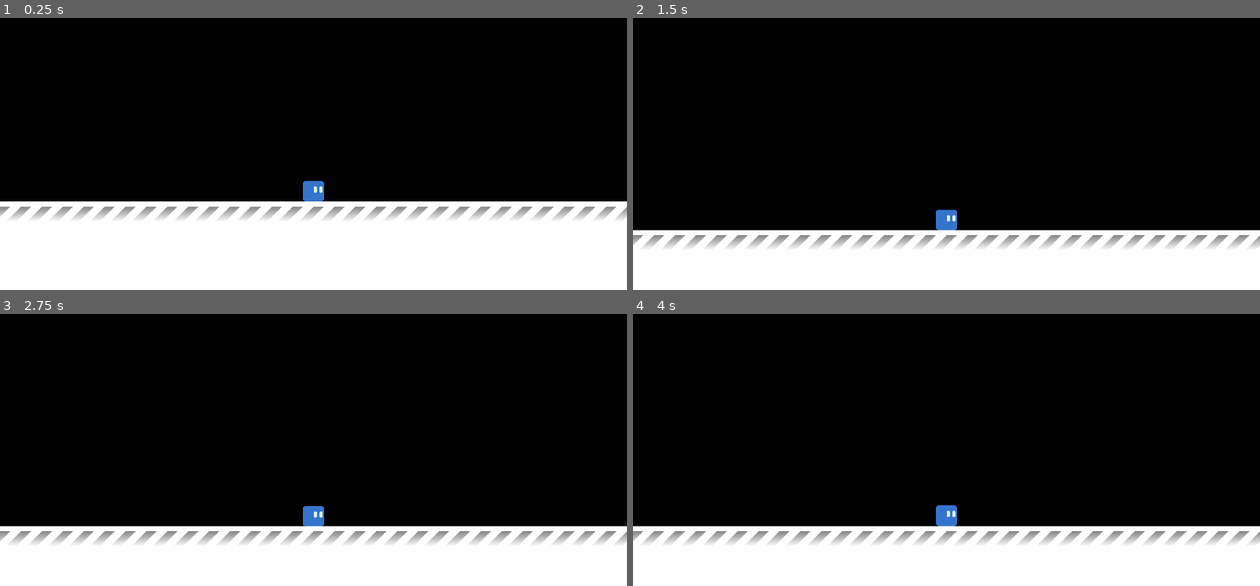
Above: before the commit, frames 1-4 (two rows, left to right).
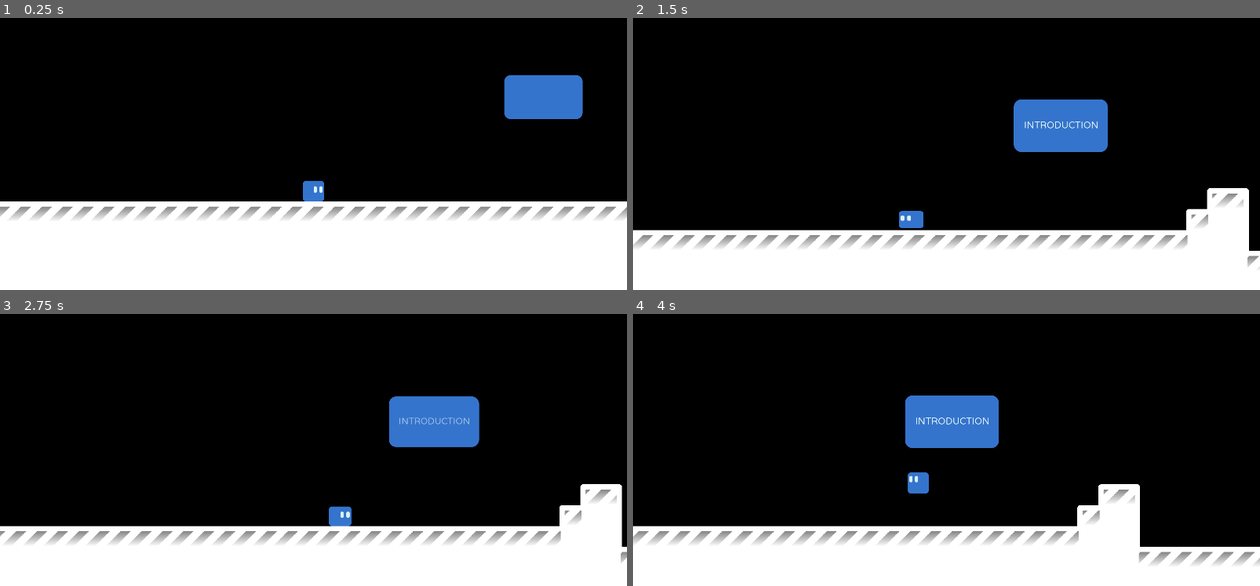
Above: after the commit, the same moments.

Repository: Tralexium/EGD
Game: Godot game, scene res://Scenes/Main.tscn
The game is run twice, just before and just after one commit, with the same random seed, the same clock (stepped at 60 frames per second) and the same inputs. Video files are missing from this copy of the repository; at most half a second of black plays in their place.
Inputs:
- Up to frame 1 (0.25 s): no input
- Up to frame 2 (1.5 s): tap Enter (ui_accept) at 0.5 s; hold Right (ui_right) 0.53-1.28 s; tap Z (dash) at 0.6, 1.35 s; tap Shift (jump) at 0.77 s; hold Left (ui_left) from 1.28 s (still down)
- Up to frame 3 (2.75 s): tap Shift (jump) at 1.52 s; release Left (ui_left) at 2.03 s; hold Right (ui_right) from 2.03 s (still down); tap Z (dash) at 2.1 s
- Up to frame 4 (4 s): tap Z (dash) at 2.85, 3.6 s; tap Shift (jump) at 3.02, 3.77 s; release Right (ui_right) at 3.53 s; hold Left (ui_left) from 3.53 s (still down)

The runs differ from the first frame. In frame 1, 2.0% of the frame differs, in the area x 80-93%, y 21-38%; in frame 2, 8.9%, in the area x 0-100%, y 29-92%; in frame 3, 6.8%; in frame 4, 8.6%.

Commit message:
Made all the slideshows, Slideshow warps fully finished

Diff:
--- a/Scenes/Main.gd
+++ b/Scenes/Main.gd
@@ -3,35 +3,48 @@
 export var game_start_delay := 1.5
 
 var music_is_faded := false
-var music_fade_time := 3.0
+var music_fade_time := 1.5
 
 onready var n_BG : ParallaxLayer = $ParallaxBackground/BG
 onready var n_BackHills : ParallaxLayer = $ParallaxBackground/BG
 onready var n_Hills : ParallaxLayer = $ParallaxBackground/BG
 onready var n_Floor : TileMap = $Floor
 onready var n_Player : KinematicBody2D = $Player
+onready var n_SlideshowWarps : Node2D = $SlideshowWarps
 onready var n_SlideshowLayer : CanvasLayer = $SlideshowLayer
 onready var n_Music : AudioStreamPlayer = $Music
 onready var n_Tween : Tween = $Tween
+onready var n_AnimationPlayer : AnimationPlayer = $AnimationPlayer
 
 
 func _ready() -> void:
-	n_Player.frozen = true
-	n_BG.visible = true
-	n_BG.modulate = Color.transparent
-	n_BackHills.visible = true
-	n_BackHills.modulate = Color.transparent
-	n_Hills.visible = true
-	n_Hills.modulate = Color.transparent
+#	n_Player.frozen = true
+#	n_Player.modulate = Color.transparent
+#	n_BG.visible = true
+#	n_BG.modulate = Color.transparent
+#	n_BackHills.visible = true
+#	n_BackHills.modulate = Color.transparent
+#	n_Hills.visible = true
+#	n_Hills.modulate = Color.transparent
 
+	_connect_signals()
 	_do_intro()
+
+
+func _connect_signals() -> void:
+	if n_SlideshowWarps.get_child_count() == 0:
+		return
+
+	for _warp in n_SlideshowWarps.get_children():
+		_warp.connect("player_entered_warp", self, "fade_out_music")
+		_warp.connect("player_exited_warp", self, "fade_in_music")
 
 
 func _do_intro() -> void:
 	yield(get_tree().create_timer(game_start_delay), "timeout")
 
 	n_Music.play()
-	yield(get_tree().create_timer(5.0), "timeout")
+
 
 
 func fade_in_music() -> void:
--- a/Scenes/Main.tscn
+++ b/Scenes/Main.tscn
@@ -7,6 +7,8 @@
 [ext_resource path="res://Scenes/Player/Player.tscn" type="PackedScene" id=5]
 [ext_resource path="res://Scenes/Main.gd" type="Script" id=6]
 [ext_resource path="res://Assets/Music/Slime-san Creator- Music by Meganeko.mp3" type="AudioStream" id=7]
+[ext_resource path="res://Scenes/SlideshowWarp.tscn" type="PackedScene" id=8]
+[ext_resource path="res://Scenes/SlideShows/Slide Shows/SH1.tscn" type="PackedScene" id=9]
 
 [node name="Main" type="Node"]
 script = ExtResource( 6 )
@@ -60,12 +62,20 @@
 
 [node name="SlideshowWarps" type="Node2D" parent="."]
 
+[node name="SlideshowWarp" parent="SlideshowWarps" instance=ExtResource( 8 )]
+position = Vector2( 1664, 576 )
+slideshow_scene = ExtResource( 9 )
+slideshow_name = "INTRODUCTION"
+
 [node name="SlideshowLayer" type="CanvasLayer" parent="."]
 pause_mode = 2
 layer = 10
 
 [node name="Music" type="AudioStreamPlayer" parent="."]
+pause_mode = 2
 stream = ExtResource( 7 )
 bus = "Music"
 
 [node name="Tween" type="Tween" parent="."]
+
+[node name="AnimationPlayer" type="AnimationPlayer" parent="."]
--- /dev/null
+++ b/Scenes/SlideShows/Slide Shows/SH1.tscn
@@ -0,0 +1,9 @@
+[gd_scene load_steps=4 format=2]
+
+[ext_resource path="res://Scenes/SlideShows/SlideShow.tscn" type="PackedScene" id=1]
+[ext_resource path="res://Scenes/SlideShows/Slides/Category 1/C1S2.tscn" type="PackedScene" id=2]
+[ext_resource path="res://Scenes/SlideShows/Slides/Category 1/C1S1.tscn" type="PackedScene" id=3]
+
+[node name="SH1" instance=ExtResource( 1 )]
+slides = [ ExtResource( 3 ), ExtResource( 2 ) ]
+slideshow_title = "Introduction"
--- /dev/null
+++ b/Scenes/SlideShows/Slide Shows/SH2.tscn
@@ -0,0 +1,9 @@
+[gd_scene load_steps=4 format=2]
+
+[ext_resource path="res://Scenes/SlideShows/Slide Shows/SH1.tscn" type="PackedScene" id=1]
+[ext_resource path="res://Scenes/SlideShows/Slides/Category 2/C2S1.tscn" type="PackedScene" id=2]
+[ext_resource path="res://Scenes/SlideShows/Slides/Category 2/C2S2.tscn" type="PackedScene" id=3]
+
+[node name="SH2" instance=ExtResource( 1 )]
+slides = [ ExtResource( 2 ), ExtResource( 3 ) ]
+slideshow_title = "Game Pace"
--- /dev/null
+++ b/Scenes/SlideShows/Slide Shows/SH3.tscn
@@ -0,0 +1,9 @@
+[gd_scene load_steps=4 format=2]
+
+[ext_resource path="res://Scenes/SlideShows/Slide Shows/SH2.tscn" type="PackedScene" id=1]
+[ext_resource path="res://Scenes/SlideShows/Slides/Category 3/C3S2.tscn" type="PackedScene" id=2]
+[ext_resource path="res://Scenes/SlideShows/Slides/Category 3/C3S1.tscn" type="PackedScene" id=3]
+
+[node name="SH3" instance=ExtResource( 1 )]
+slides = [ ExtResource( 3 ), ExtResource( 2 ) ]
+slideshow_title = "Controls"
--- /dev/null
+++ b/Scenes/SlideShows/Slide Shows/SH4.tscn
@@ -0,0 +1,9 @@
+[gd_scene load_steps=4 format=2]
+
+[ext_resource path="res://Scenes/SlideShows/Slide Shows/SH3.tscn" type="PackedScene" id=1]
+[ext_resource path="res://Scenes/SlideShows/Slides/Category 4/C4S1.tscn" type="PackedScene" id=2]
+[ext_resource path="res://Scenes/SlideShows/Slides/Category 4/C4S2.tscn" type="PackedScene" id=3]
+
+[node name="SH4" instance=ExtResource( 1 )]
+slides = [ ExtResource( 2 ), ExtResource( 3 ) ]
+slideshow_title = "Communication"
--- /dev/null
+++ b/Scenes/SlideShows/Slide Shows/SH5.tscn
@@ -0,0 +1,9 @@
+[gd_scene load_steps=4 format=2]
+
+[ext_resource path="res://Scenes/SlideShows/Slides/Category 5/C5S2.tscn" type="PackedScene" id=1]
+[ext_resource path="res://Scenes/SlideShows/Slides/Category 5/C5S1.tscn" type="PackedScene" id=2]
+[ext_resource path="res://Scenes/SlideShows/Slide Shows/SH4.tscn" type="PackedScene" id=3]
+
+[node name="SH5" instance=ExtResource( 3 )]
+slides = [ ExtResource( 2 ), ExtResource( 1 ) ]
+slideshow_title = "Game Balance"
--- /dev/null
+++ b/Scenes/SlideShows/Slide Shows/SH6.tscn
@@ -0,0 +1,8 @@
+[gd_scene load_steps=3 format=2]
+
+[ext_resource path="res://Scenes/SlideShows/Slide Shows/SH5.tscn" type="PackedScene" id=1]
+[ext_resource path="res://Scenes/SlideShows/Slides/Category 6/C6S1.tscn" type="PackedScene" id=2]
+
+[node name="SH6" instance=ExtResource( 1 )]
+slides = [ ExtResource( 2 ) ]
+slideshow_title = "Keeping It Fresh"
--- /dev/null
+++ b/Scenes/SlideShows/Slide Shows/SH7.tscn
@@ -0,0 +1,9 @@
+[gd_scene load_steps=4 format=2]
+
+[ext_resource path="res://Scenes/SlideShows/Slides/Category 7/C7S2.tscn" type="PackedScene" id=1]
+[ext_resource path="res://Scenes/SlideShows/Slide Shows/SH5.tscn" type="PackedScene" id=2]
+[ext_resource path="res://Scenes/SlideShows/Slides/Category 7/C7S1.tscn" type="PackedScene" id=3]
+
+[node name="SH7" instance=ExtResource( 2 )]
+slides = [ ExtResource( 3 ), ExtResource( 1 ) ]
+slideshow_title = "Helpful Visuals"
--- a/Scenes/SlideShows/SlideShow.gd
+++ b/Scenes/SlideShows/SlideShow.gd
@@ -17,6 +17,7 @@
 var n_Current_slide : Slide
 
 onready var n_Tween : Tween = $Tween
+onready var n_TweenOutro : Tween = $TweenOutro
 onready var n_ArrowTween : Tween = $ArrowTween
 onready var n_SlideArrowTween : Tween = $SlideArrowTween
 onready var n_Title : Label = $VBoxContainer/TitleBarBGColor/Title
@@ -33,7 +34,7 @@
 func _ready() -> void:
 	slide_count = slides.size()
 	n_Title.text = slideshow_title
-	get_tree().paused = true
+	get_node("/root/Main").pause_mode = PAUSE_MODE_STOP
 	_do_intro()
 
 
@@ -88,7 +89,6 @@
 func _add_next_slide_to_tree() -> void:
 	if current_slide_num == slide_count:
 		_do_outro()
-		return
 	else:
 		# Next slide
 		n_Current_slide = slides[current_slide_num].instance()
@@ -100,11 +100,11 @@
 
 
 func _do_outro() -> void:
-	n_Tween.interpolate_property(n_IntroFade, "rect_scale", Vector2(0, 1), Vector2(1, 1), intro_fade_dur, Tween.TRANS_SINE, Tween.EASE_IN)
-	n_Tween.start()
-	yield(n_Tween, "tween_all_completed")
+	n_TweenOutro.interpolate_property(n_IntroFade, "rect_scale", Vector2(0, 1), Vector2(1, 1), intro_fade_dur, Tween.TRANS_SINE, Tween.EASE_IN)
+	n_TweenOutro.start()
+	yield(n_TweenOutro, "tween_all_completed")
 
-	get_tree().paused = false
+	get_node("/root/Main").pause_mode = PAUSE_MODE_INHERIT
 	yield(get_tree().create_timer(0.05), "timeout")
 	emit_signal("slideshow_ended")
 	queue_free()
--- a/Scenes/SlideShows/SlideShow.tscn
+++ b/Scenes/SlideShows/SlideShow.tscn
@@ -129,6 +129,8 @@
 
 [node name="Tween" type="Tween" parent="."]
 
+[node name="TweenOutro" type="Tween" parent="."]
+
 [node name="ArrowTween" type="Tween" parent="."]
 repeat = true
 playback/repeat = true
--- a/Scenes/SlideshowWarp.gd
+++ b/Scenes/SlideshowWarp.gd
@@ -9,7 +9,7 @@
 
 var is_ready := false
 var opening_slideshow := false
-var fade_dur := 0.7
+var fade_dur := 0.5
 var slideshow_instance : Control
 onready var n_Name: Label = $Name
 onready var n_Tween: Tween = $Tween
@@ -32,6 +32,9 @@
 
 
 func _on_TitleVisibilityArea_body_entered(body: Node) -> void:
+	if opening_slideshow:
+		return
+
 	if n_Tween.is_active():
 		n_Tween.stop_all()
 	n_Tween.interpolate_property(n_Name, "self_modulate", n_Name.self_modulate, ColorManager.light_color, fade_dur, Tween.TRANS_SINE, Tween.EASE_IN_OUT)
@@ -40,6 +43,9 @@
 
 
 func _on_TitleVisibilityArea_body_exited(body: Node) -> void:
+	if opening_slideshow:
+		return
+
 	if n_Tween.is_active():
 		n_Tween.stop_all()
 	n_Tween.interpolate_property(n_Name, "self_modulate", n_Name.self_modulate, Color.transparent, fade_dur, Tween.TRANS_SINE, Tween.EASE_IN_OUT)
@@ -53,10 +59,9 @@
 	opening_slideshow = true
 	emit_signal("player_entered_warp")
 
-	if n_Tween.is_active():
-		n_Tween.stop_all()
-
-	# Freeze the player and save the ground location
+	# Causes a bug with the yield for some reason...
+#	if n_Tween.is_active():
+#		n_Tween.stop_all()
 
 	n_Tween.interpolate_property(n_Name, "self_modulate", n_Name.self_modulate, Color.transparent, fade_dur / 2, Tween.TRANS_SINE, Tween.EASE_IN_OUT)
 	n_Tween.interpolate_property(self, "scale", scale, Vector2(10, 10), fade_dur, Tween.TRANS_SINE, Tween.EASE_IN_OUT)
@@ -65,7 +70,7 @@
 
 	slideshow_instance = slideshow_scene.instance()
 	slideshow_instance.connect("slideshow_ended", self, "_on_Slideshow_ended")
-	get_tree().find_node("SlideshowLayer").add_child()
+	get_node("/root/Main/SlideshowLayer").add_child(slideshow_instance)
 
 
 func _on_Slideshow_ended() -> void:
Not shown: 1 places in Scenes/Main.tscn that only renumber resources
